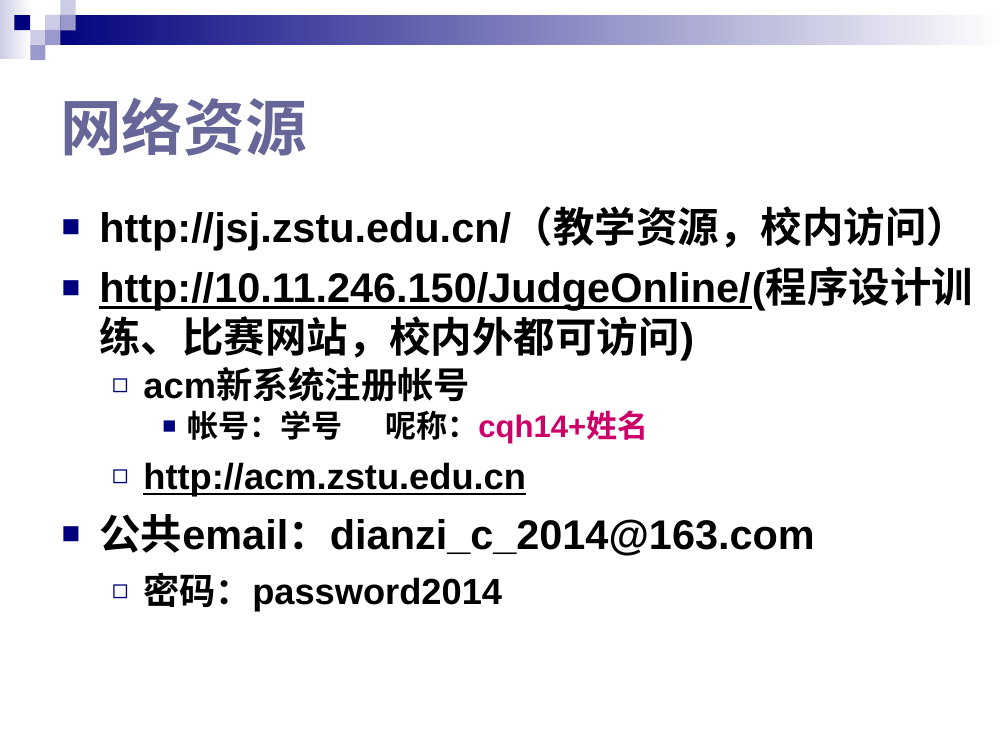
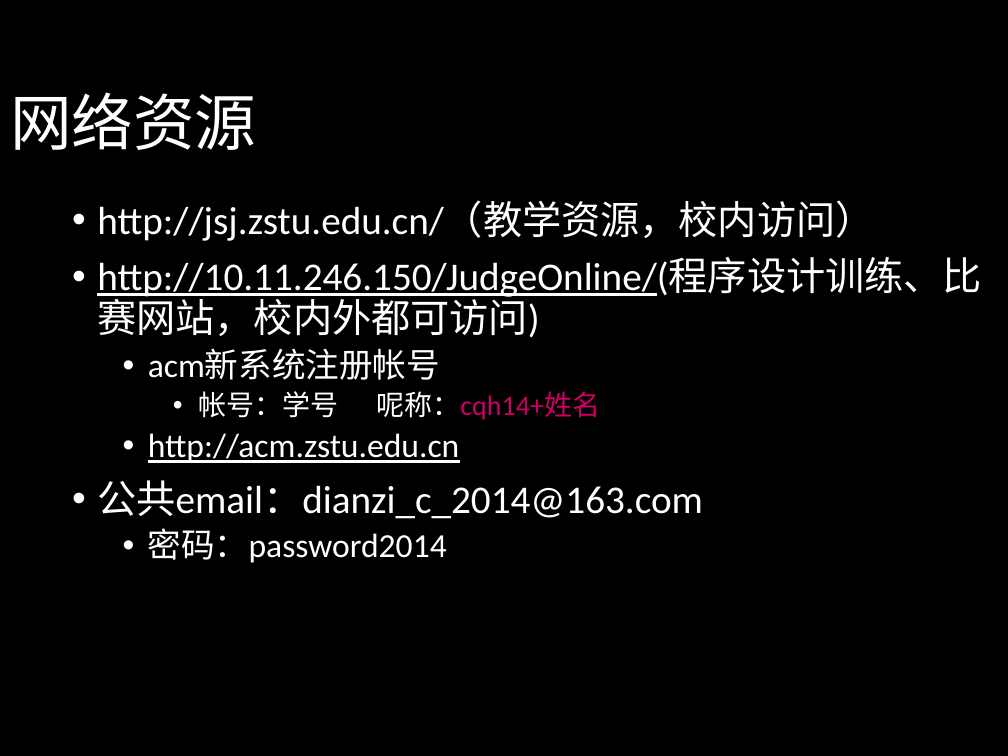
Before and after one commit to doubletao/ppt2img, a slide deck: slide 6 of PPT2Img/test.ppt. Drawn at 1008x756 pixels with LibreOffice and Linux fonts; fonts in the diff are those of the drawing. Boxes give left, top, right and bottom in pixels: in the first picture for what was removed or moved away, otherwise in the second. Text is boxed around its words. In the diff, an @@ line names an element or a change of style, - is before the commit and + after.

```diff
--- a/PPT2Img/test.ppt
+++ b/PPT2Img/test.ppt
@@ background #FFFFFF to #000000 @@
@@ title "网络资源": place and size @@
-title "网络资源" at [60,97,306,156]
+title "网络资源" at [10,92,256,150]
@@ title "网络资源" at [10,92,256,150]: font Arial to Calibri, text colour #666699 to #FFFFFF, bold off; line spacing 1 to 0.9 @@
@@ group removed at [0,0,1008,60]: 9 rectangles @@
@@ text "http://jsj.zstu.edu.cn/（教学资源，校内访问）": place and size @@
-text "http://jsj.zstu.edu.cn/（教学资源，校内访问）" at [99,209,973,612]
+text "http://jsj.zstu.edu.cn/（教学资源，校内访问）" at [97,201,982,563]
@@ text "http://jsj.zstu.edu.cn/（教学资源，校内访问）" at [97,201,982,563]: size 29.6 to 28 pt in "http://jsj.zstu.edu.cn/（教学资源，校内访问）", "http://10.11.246.150/JudgeOnline/(程序设计训练、比赛网站，校内外都可访问)", "公共email：dianzi_c_2014@163.com"; font Arial to Calibri, text colour #000000 to #FFFFFF, bold off; size 25.9 to 24 pt in "acm新系统注册帐号", "http://acm.zstu.edu.cn", "密码：password2014"; size 22.2 to 20 pt in "帐号：学号 呢称：cqh14+姓名"; bullet ■ to •; line spacing 1 to 0.9; more space between paragraphs; bullet colour #00007D to #FFFFFF; bullet ◻ to •; line spacing 0.8 to 0.9; less space between paragraphs @@
```
Also in this commit, not shown: 37 other slides changed, 1 other file.
